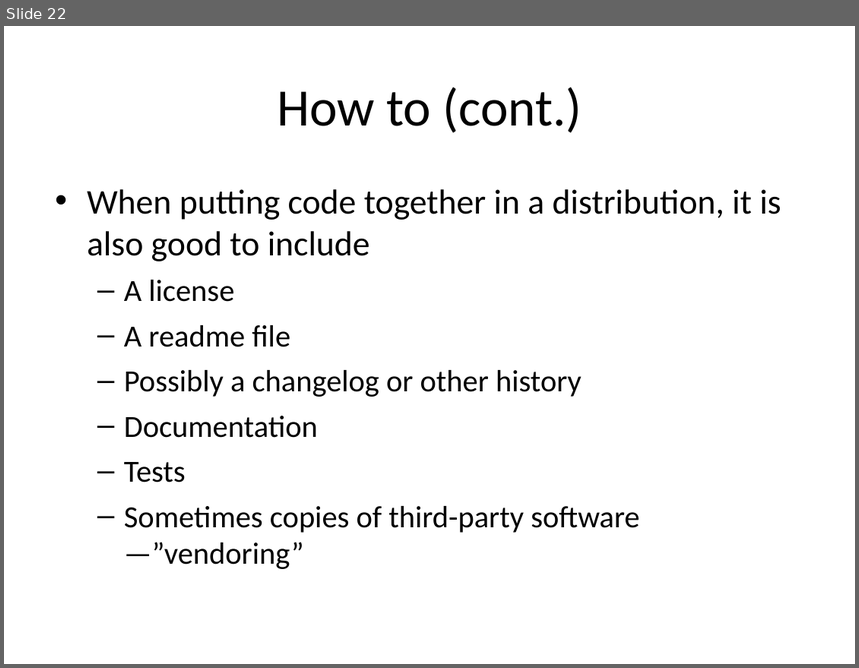
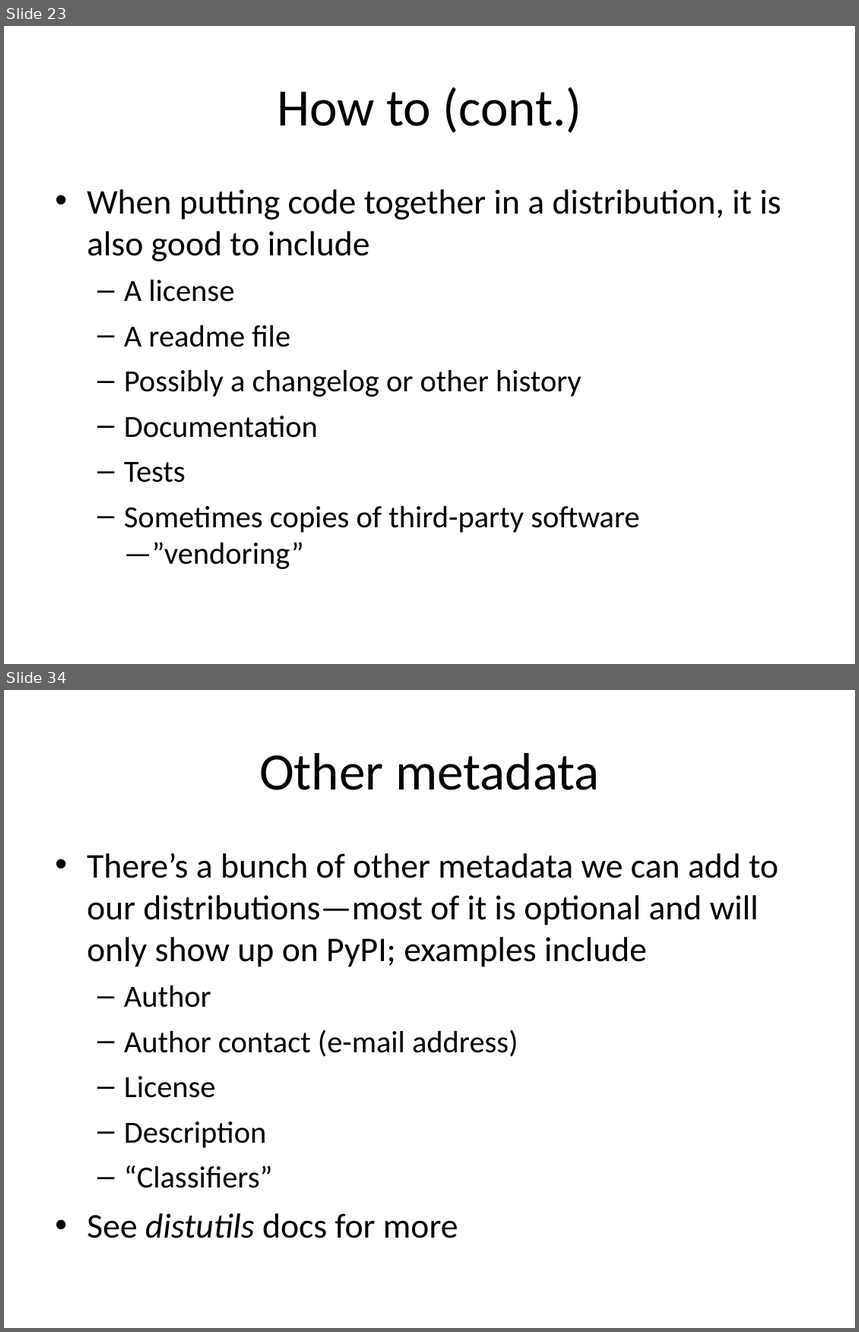
Before and after one commit to embray/pyastro-packaging-tutorial, a slide deck: packaging.ppt. Shown one above the other, each under a label of ours: slide 22 before the commit, slides 23 and 34 after it; the slides between them are not shown. The pictures are 859x668 and 859x1332 pixels, drawn with LibreOffice and Linux fonts; fonts in the diff are those of the drawing. Boxes give left, top, right and bottom in pixels: in the first picture for what was removed or moved away, otherwise in the second. Text is boxed around its words. In the diff, an @@ line names an element or a change of style, - is before the commit and + after.

```diff
--- a/packaging.ppt
+++ b/packaging.ppt
@@ slide 34 added at (x1=4, y1=690, x2=855, y2=1328), background #FFFFFF @@
@@ title added at (x1=259, y1=753, x2=600, y2=790), 49 pt, text #000000 @@
+Other metadata
@@ text added at (x1=87, y1=853, x2=778, y2=1239), 32.4 pt, text #000000 @@
+• There’s a bunch of other metadata we can add to our distributions—most of it is optional and will only show up on PyPI; examples include
+  – Author
+  – Author contact (e-mail address)
+  – License
+  – Description
+  – “Classifiers”
+• See distutils docs for more
@@ what was slide 22 is now slide 23 @@
```
Also in this commit, not shown: 14 other slides added.
